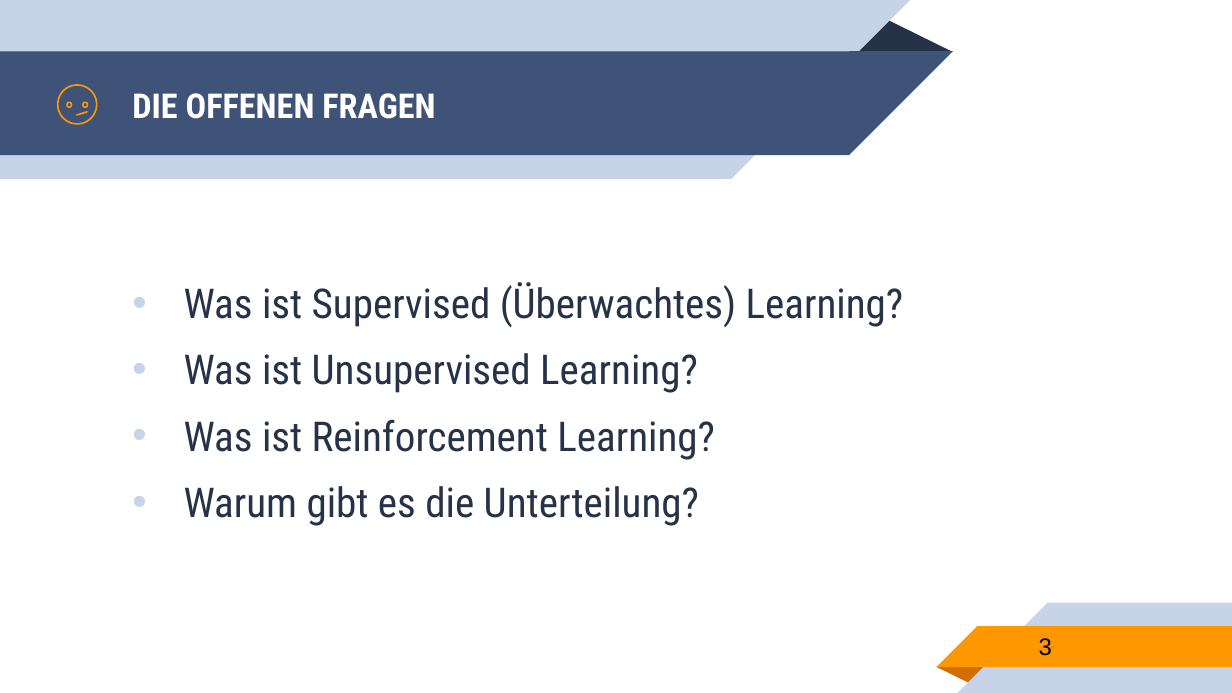
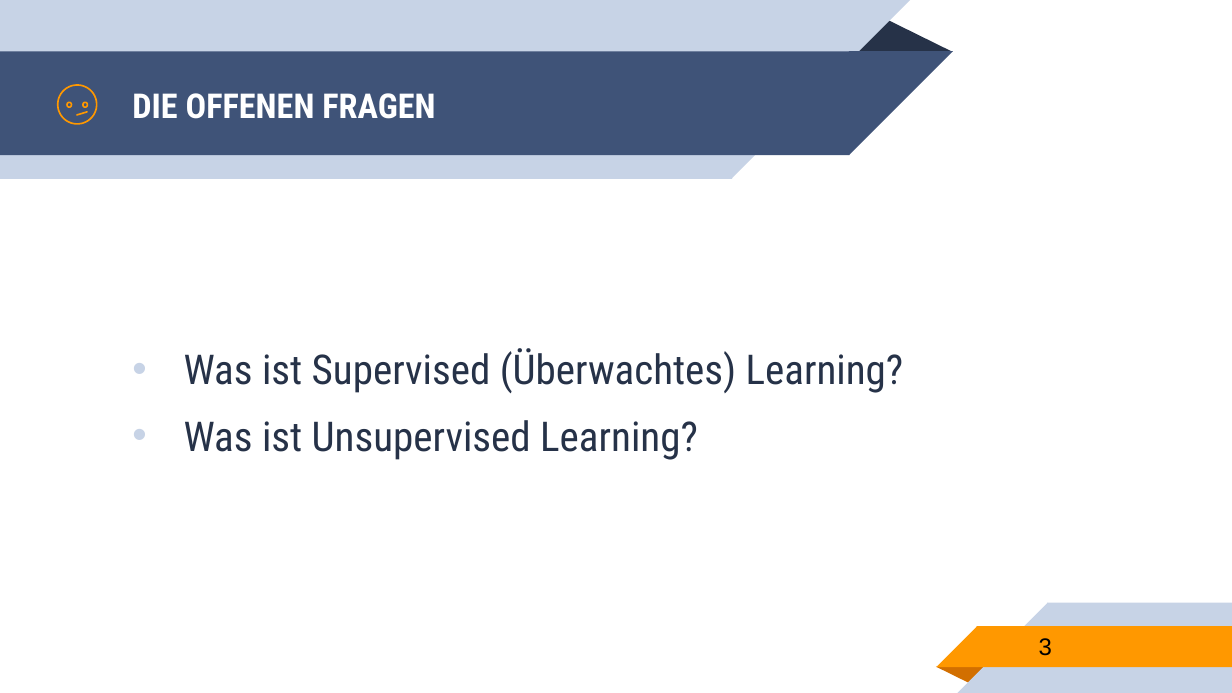
Before and after one commit to franneck94/UdemyML, a slide deck: slide 3 of lectures/MachineLearning2.pptx. Drawn at 1232x693 pixels with LibreOffice and Linux fonts; fonts in the diff are those of the drawing. Boxes give left, top, right and bottom in pixels: in the first picture for what was removed or moved away, otherwise in the second. Text is boxed around its words. In the diff, an @@ line names an element or a change of style, - is before the commit and + after.

```diff
--- a/lectures/MachineLearning2.pptx
+++ b/lectures/MachineLearning2.pptx
@@ text at box(184, 419, 715, 526): paragraphs removed @@
-• Was ist Reinforcement Learning?
-• Warum gibt es die Unterteilung?
```
Also in this commit, not shown: 3 other slides changed, 2 other files.
